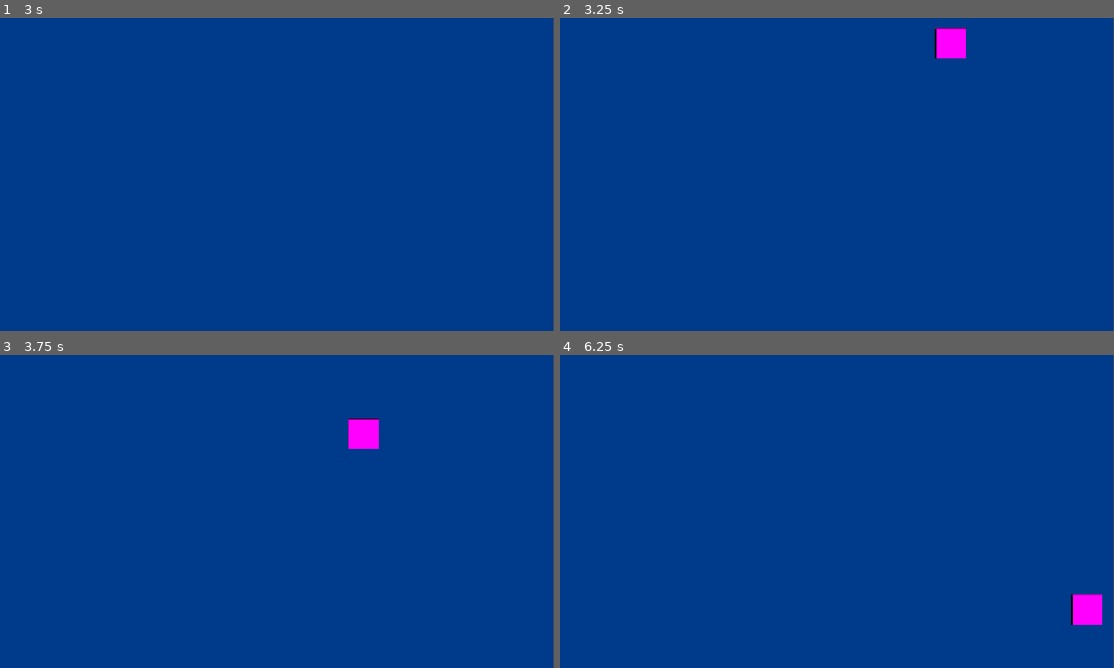
Above: before the commit, frames 1-4 (two rows, left to right).
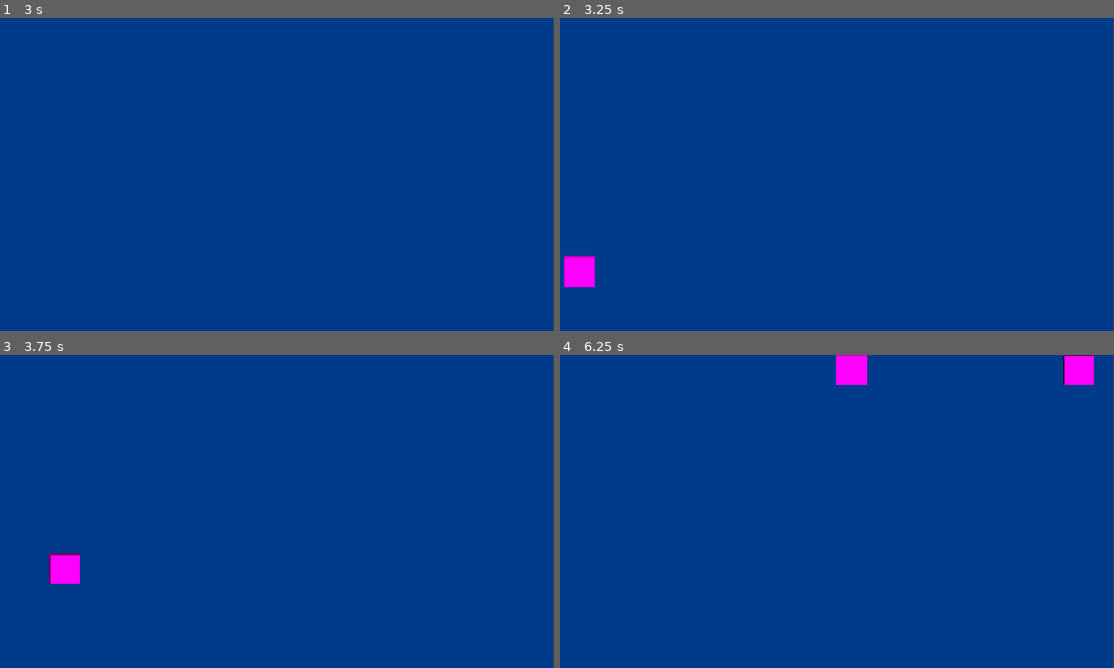
Above: after the commit, the same moments.

Repository: arsh-gupta-8/Game-Jam
Game: Godot game, scene res://Scenes/game.tscn
The game is run twice, just before and just after one commit, with the same random seed, the same clock (stepped at 60 frames per second) and the same inputs. Before the commit the project starts from res://Scenes/catch_screen.tscn.
Inputs:
- Up to frame 1 (3 s): tap Enter at 0.5, 2 s; tap Space at 1.25, 2.75 s
- Up to frame 2 (3.25 s): no input
- Up to frame 3 (3.75 s): no input
- Up to frame 4 (6.25 s): no input

Frame 1 is identical in both runs. In frame 2, 1.1% of the frame differs, in the area x 0-74%, y 3-86%; in frame 3, 1.1%; in frame 4, 1.6%, in the area x 49-98%, y 0-87%.

Commit message:
Changed root node from catch_screen to "Game"

Diff:
--- a/Scenes/catch_screen.tscn
+++ b/Scenes/catch_screen.tscn
@@ -1,13 +1,10 @@
 [gd_scene format=3 uid="uid://dawwflgmt5uid"]
 
-[ext_resource type="Script" uid="uid://b51pfkqn00bkk" path="res://Scripts/spawnFish.gd" id="1_ic414"]
+[node name="catch_screen" type="Node2D" unique_id=1950425289]
 
-[node name="CatchScreen" type="Node2D" unique_id=802792861]
-script = ExtResource("1_ic414")
+[node name="TextureRect" type="TextureRect" parent="." unique_id=1489143193]
 
-[node name="TextureRect" type="TextureRect" parent="." unique_id=532515921]
-
-[node name="ColorRect" type="ColorRect" parent="TextureRect" unique_id=264679716]
+[node name="ColorRect" type="ColorRect" parent="TextureRect" unique_id=1405481204]
 layout_mode = 0
 offset_right = 1150.0
 offset_bottom = 648.0
--- /dev/null
+++ b/Scenes/game.tscn
@@ -0,0 +1,9 @@
+[gd_scene format=3 uid="uid://7a1xcyv0ikjo"]
+
+[ext_resource type="PackedScene" uid="uid://dawwflgmt5uid" path="res://Scenes/catch_screen.tscn" id="1_qxrlw"]
+[ext_resource type="Script" uid="uid://b51pfkqn00bkk" path="res://Scripts/spawnFish.gd" id="2_wrm1d"]
+
+[node name="Game" type="Node2D" unique_id=377177155]
+
+[node name="catch_screen" parent="." unique_id=1950425289 instance=ExtResource("1_qxrlw")]
+script = ExtResource("2_wrm1d")
--- a/project.godot
+++ b/project.godot
@@ -11,7 +11,7 @@
 [application]
 
 config/name="Game-Jam"
-run/main_scene="uid://dawwflgmt5uid"
+run/main_scene="res://Scenes/game.tscn"
 config/features=PackedStringArray("4.7", "Forward Plus")
 
 [display]
